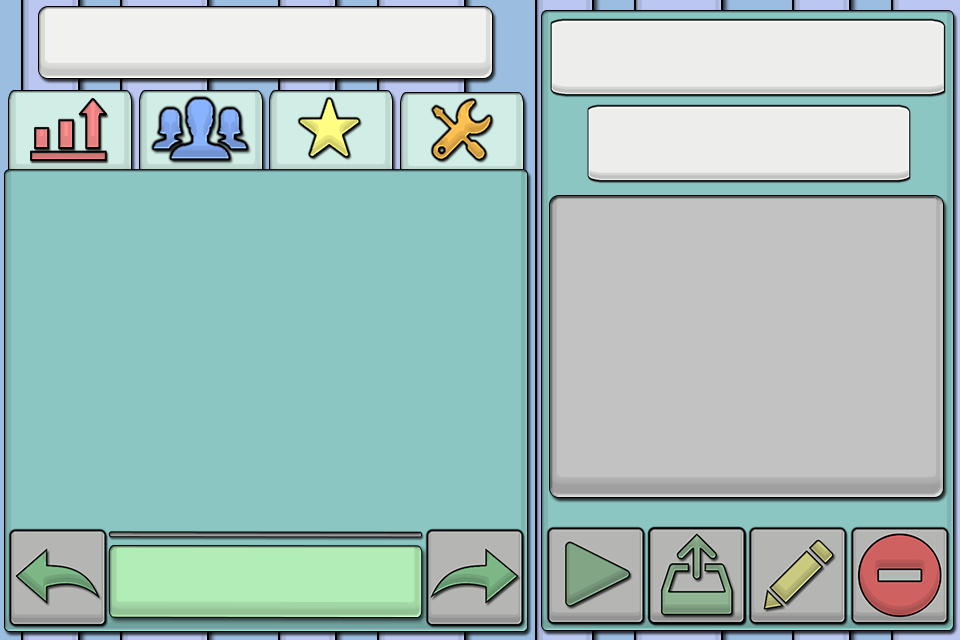
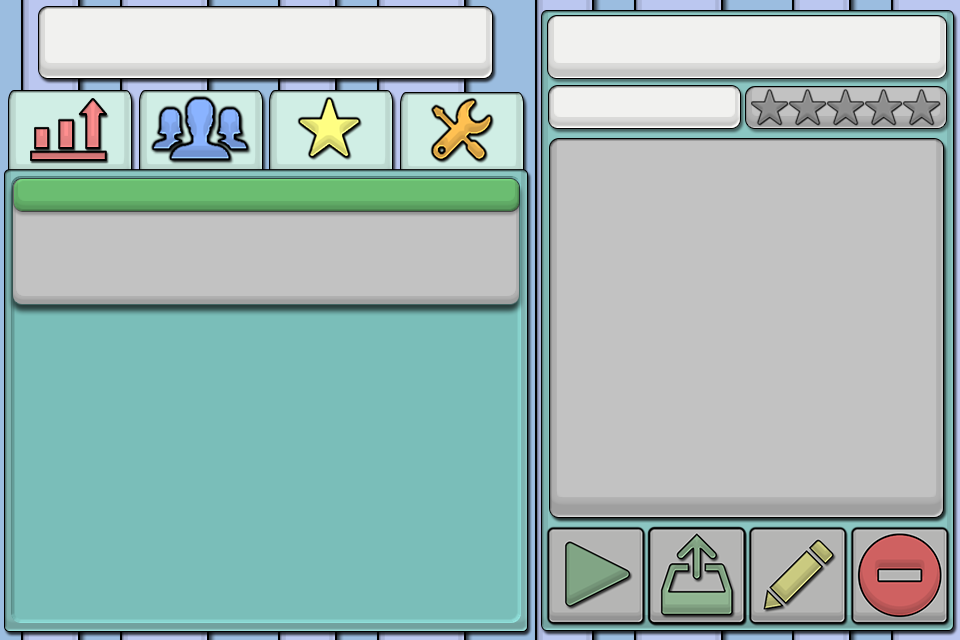
Before/after of a (960, 640) layered artwork. What changed in the layer stack:
added layer "Pinned" above "Select" over [7,178,525,316]
moved "Select" above "Preview" over [7,176,526,629]
removed group "Buttons" (2 layers) from group "Select" over [8,528,526,629]
removed layer "Small_Right" from group "Buttons" over [425,528,526,629]
removed layer "Small_Left" from group "Buttons" over [8,528,109,629]
removed layer "NewLevel" (was screen) from group "Select" over [108,545,423,618]
removed layer "Seperator" (was screen) from group "Select" over [108,531,423,538]
"SelectBackground": blend screen → normal, painted on it, unmasked it over [7,176,526,629]
added layer "Rate" in group "Preview" over [745,86,951,134]
added layer "LevelAuthorBackground" (screen) in group "Preview" over [548,85,741,129]
added layer "LevelTitleBackground" (screen) in group "Preview" over [547,15,947,79]
painted on "LevelPreviewBackground" over [549,138,944,518]
removed layer "AuthorBackground" from group "Preview" over [587,104,911,184]
removed layer "TitleBackground" from group "Preview" over [550,18,946,98]
